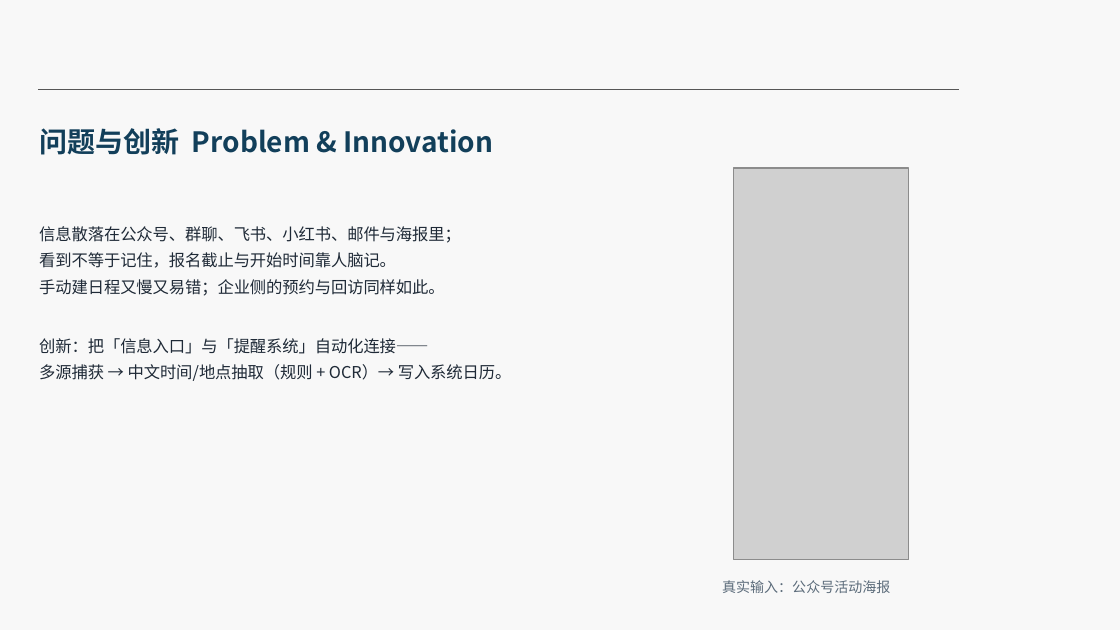
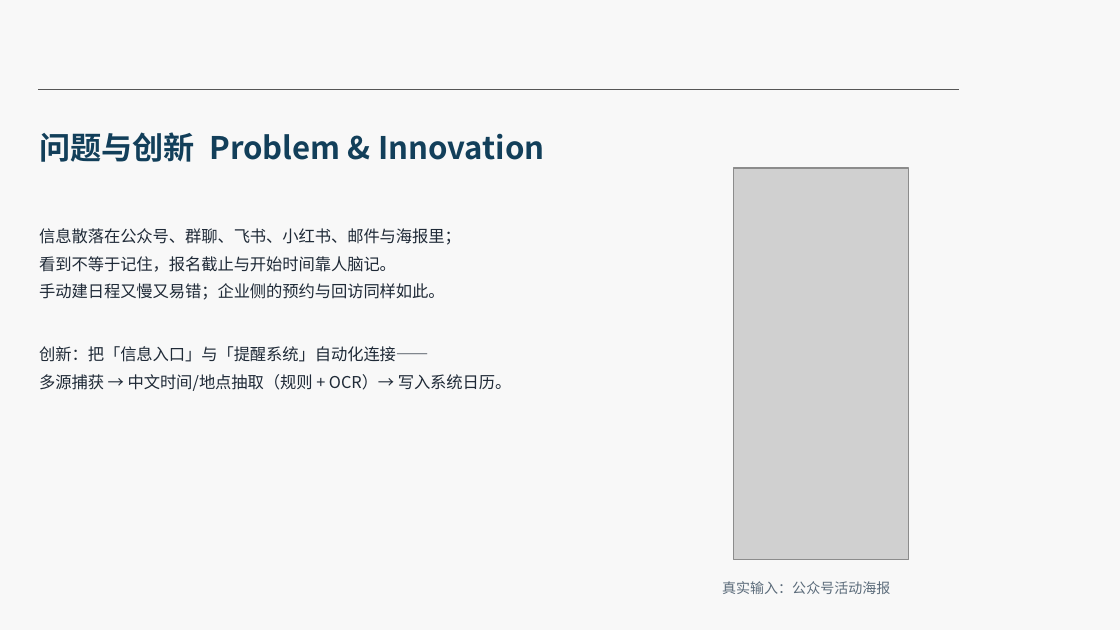
Before and after one commit to murasame9877/lishizhen, a slide deck: slide 5 of docs/2026SDG-Pitch-理时针.pptx. Drawn at 1120x630 pixels with LibreOffice and Linux fonts; fonts in the diff are those of the drawing; grey boxes stand for pictures; background and template pictures are left out. Boxes give left, top, right and bottom in pixels: in the first picture for what was removed or moved away, otherwise in the second. Text is boxed around its words. In the diff, an @@ line names an element or a change of style, - is before the commit and + after.

```diff
--- a/docs/2026SDG-Pitch-理时针.pptx
+++ b/docs/2026SDG-Pitch-理时针.pptx
@@ text "问题与创新 Problem & Innovation" at bbox=[39, 132, 545, 162]: size 18 to 20 pt; line spacing 1.1 to 1.18 @@
@@ text "信息散落在公众号、群聊、飞书、小红书、邮件与海报里；" at bbox=[39, 228, 512, 391]: line spacing 1.1 to 1.18 @@
```
Also in this commit, not shown: 15 other slides changed, 1 slide added, 3 other files.
